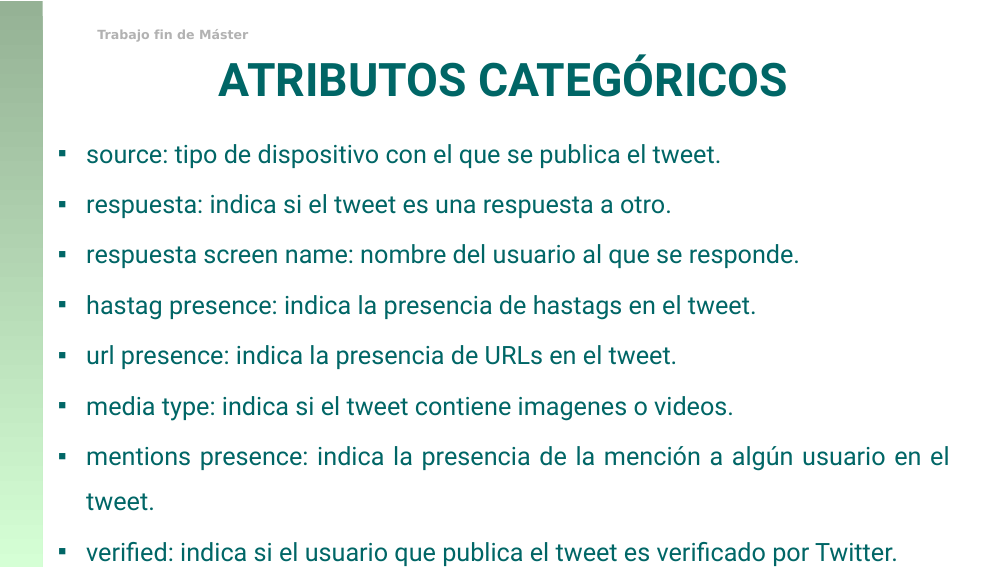
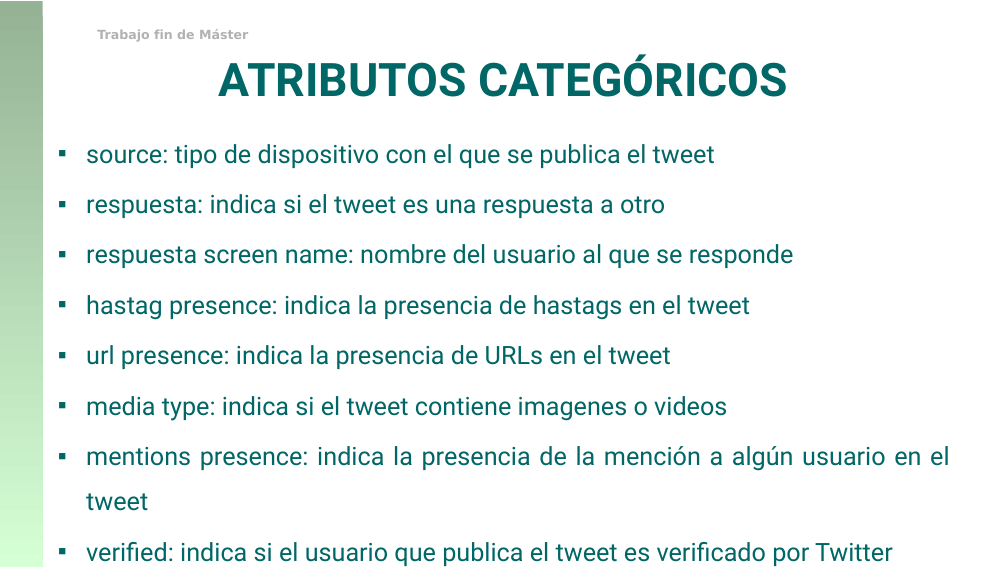
Before and after one commit to franciscorodriguez92/uned-tfm, a slide deck: slide 38 of TFM_Francisco_Rodriguez.pptx. Drawn at 1008x567 pixels with LibreOffice and Linux fonts; fonts in the diff are those of the drawing; background and template pictures are left out. Boxes give left, top, right and bottom in pixels: in the first picture for what was removed or moved away, otherwise in the second. Text is boxed around its words. In the diff, an @@ line names an element or a change of style, - is before the commit and + after.

```diff
--- a/TFM_Francisco_Rodriguez.pptx
+++ b/TFM_Francisco_Rodriguez.pptx
@@ text at [86,144,949,566]: text changed @@
-▪ source: tipo de dispositivo con el que se publica el tweet.
-▪ respuesta: indica si el tweet es una respuesta a otro.
-▪ respuesta screen name: nombre del usuario al que se responde.
-▪ hastag presence: indica la presencia de hastags en el tweet.
-▪ url presence: indica la presencia de URLs en el tweet.
-▪ media type: indica si el tweet contiene imagenes o videos.
-▪ mentions presence: indica la presencia de la mención a algún usuario en el tweet.
-▪ verified: indica si el usuario que publica el tweet es verificado por Twitter.
+▪ source: tipo de dispositivo con el que se publica el tweet
+▪ respuesta: indica si el tweet es una respuesta a otro
+▪ respuesta screen name: nombre del usuario al que se responde
+▪ hastag presence: indica la presencia de hastags en el tweet
+▪ url presence: indica la presencia de URLs en el tweet
+▪ media type: indica si el tweet contiene imagenes o videos
+▪ mentions presence: indica la presencia de la mención a algún usuario en el tweet
+▪ verified: indica si el usuario que publica el tweet es verificado por Twitter
```
Also in this commit, not shown: 7 other slides changed, 2 slides added, 3 slides removed.
